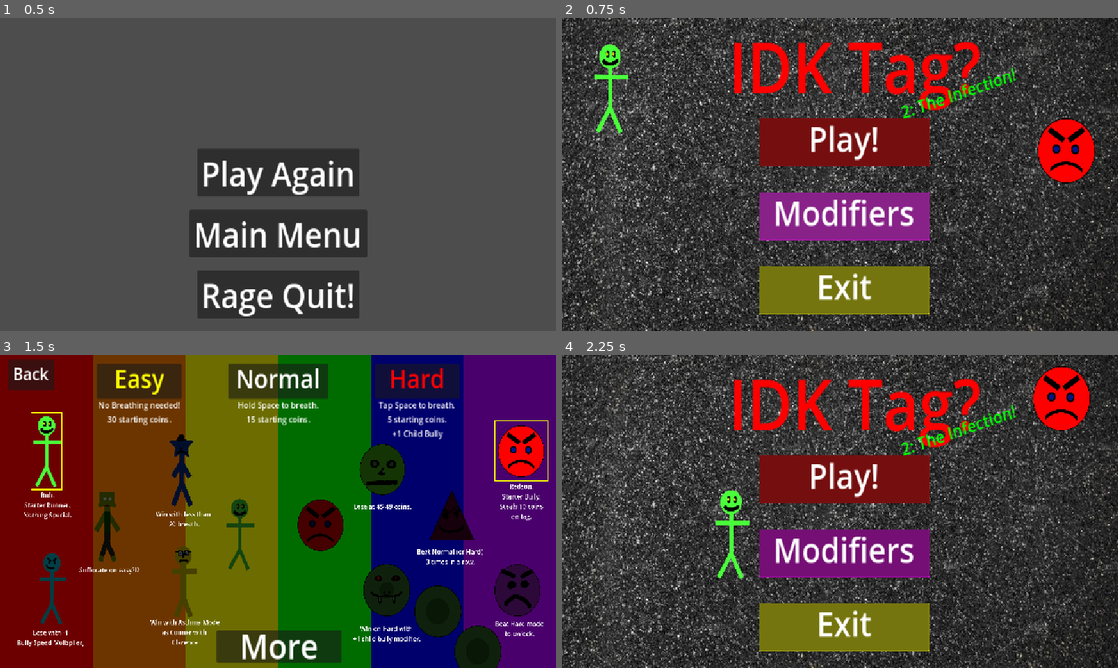
Above: before the commit, frames 1-4 (two rows, left to right).
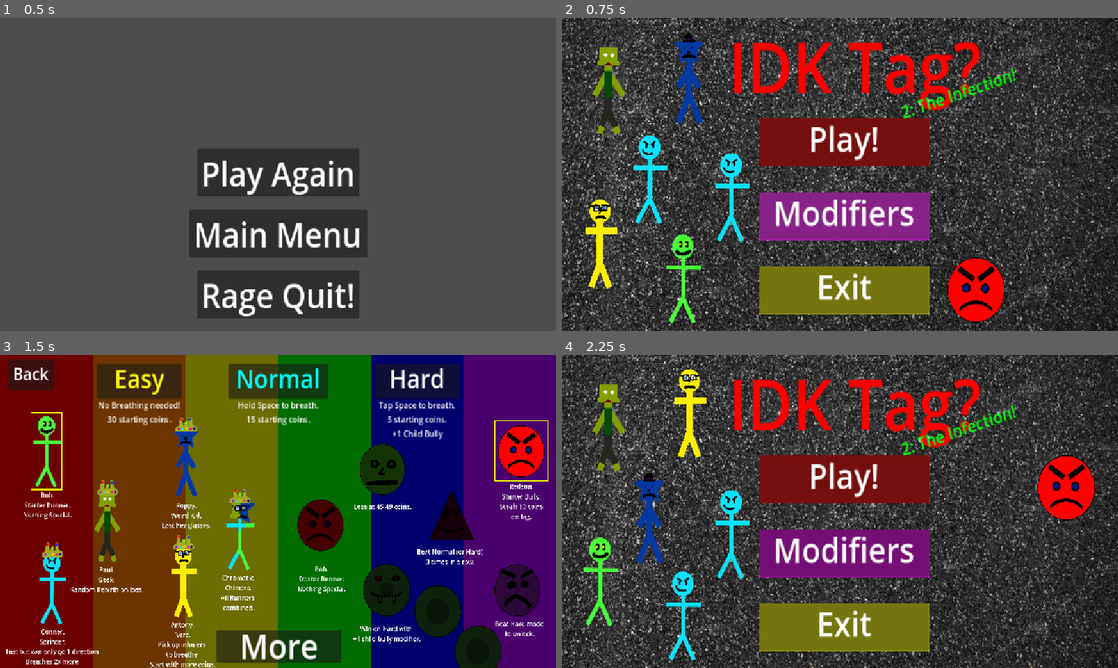
Above: after the commit, the same moments.

Repository: iiAzui/IDK-Tag-2-The-Infection
Game: Godot game, scene res://inbetween.tscn
Same seed, same stepped clock (60 frames per second), same inputs: the game is played once before the commit and once after it. This scene is started directly instead of the project's main scene. Video files are missing from this copy of the repository; at most half a second of black plays in their place.
Inputs:
- Up to frame 1 (0.5 s): no input
- Up to frame 2 (0.75 s): click "Main Menu" at 0.5 s
- Up to frame 3 (1.5 s): click "Modifiers" at 1.25 s
- Up to frame 4 (2.25 s): click "Back" at 2 s

Frame 1 is identical in both runs. In frame 2, 7.1% of the frame differs, in the area x 4-96%, y 4-98%; in frame 3, 4.8%; in frame 4, 6.9%.
Error after the commit: Invalid assignment of property or key 'self_modulate' with value of type 'Color' on a base object of type 'null instance'. (res://Scripts/settings.gd:43)

Commit message:
Chromatic

Diff:
--- a/Scripts/coin.gd
+++ b/Scripts/coin.gd
@@ -10,7 +10,7 @@
 func _ready() -> void:
 	#await get_tree().create_timer(1).timeout
 	if self.name == "Inhaler":
-		if Global.inhale or Global.Player == "Antony":
+		if Global.inhale or Global.Player == "Antony" or Global.Player == "Chromatic":
 			$Sprite2D.texture = inhaler
 			$Sprite2D.scale = Vector2(0.15,0.15)
 			$CoinBox.scale = Vector2(0.132,0.12)
@@ -61,7 +61,7 @@
 func _on_area_2d_body_entered(body: Node2D) -> void:
 	if body.name == "Player":
 		if self.name == "Inhaler":
-			if Global.inhale and Global.Player == "Antony":
+			if Global.inhale and (Global.Player == "Antony" or Global.Player == "Chromatic"):
 				if Global.mode == 2 or Global.mode == 1:
 					if Global.breath <= 130.0:
 						Global.breath += 10.0
--- a/Scripts/inbetween.gd
+++ b/Scripts/inbetween.gd
@@ -6,11 +6,13 @@
 var Paul = preload("res://Players/Paul/Paul1.png")
 var Poppy = preload("res://Players/Poppy/Poppy1.png")
 var Antony = preload("res://Players/Antony/Antony1.png")
+var Chromatic = preload("res://Players/Chromatic/Chromatic1.png")
 
 const Bill = preload("res://Bullies/Classic/Bill1.png")
 const Clarence = preload("res://Bullies/Clarence/Clarence1.png")
 const Jimmy = preload("res://Bullies/Jimmy/Jimmy1.png")
 const Snake = preload("res://Bullies/Snake/Snake4.png")
+
 
 const SAVE = "user://save.save"
 # Called when the node enters the scene tree for the first time.
@@ -25,6 +27,18 @@
 			get_node("Suffocate").visible = false
 			get_node("Tagged").visible = false
 			if Global.bullyspeedmulti > 0:
+				if Global.mode == 3:
+					if Global.rebirth == true:
+						if Global.chrome:
+							Global.Unlocks[5] = 2
+						else:
+							Global.Unlocks[2] = 2
+					else:
+						Global.Unlocks[Global.unlocksname.bsearch(Global.Player)] = 2
+				if Global.Unlocks[0] == 2 and Global.Unlocks[1] == 2 and Global.Unlocks[2] == 2 and Global.Unlocks[3] == 2 and Global.Unlocks[4] == 2:
+					Global.Unlocks[5] = 1
+					unlocked("Chromatic",Chromatic)
+					await goahead
 				if Global.mode == 3:
 					if Global.Unlocks[7] == 0:
 						Global.Unlocks[7] = 1
@@ -107,11 +121,20 @@
 
 func _on_play_again_pressed() -> void:
 	if Global.rebirth == true:
-		Global.Player = "Paul"
+		if Global.chrome:
+			Global.Player = "Chromatic"
+		else:
+			Global.Player = "Paul"
 		Global.rebirth = false
 	get_tree().change_scene_to_file("res://BaseLevel.tscn")
 
 func _on_menu_pressed() -> void:
+	if Global.rebirth == true:
+		if Global.chrome:
+			Global.Player = "Chromatic"
+		else:
+			Global.Player = "Paul"
+		Global.rebirth = false
 	Global.rebirth = false
 	get_tree().change_scene_to_file("res://main_menu.tscn")
 
@@ -126,6 +149,10 @@
 	else:
 		$"Unlocked!/Bob1".scale = Vector2(0.25,0.25)
 		$"Unlocked!/Bob1".position.x = 598
+	if thing == "Chromatic":
+		$"Unlocked!/Label".scale = Vector2(0.89,0.89)
+	else:
+		$"Unlocked!/Label".scale = Vector2(1,1)
 	$"Unlocked!/VideoStreamPlayer".play()
 	$"Unlocked!".visible = true
 	$"Unlocked!/Label".text = "Unlocked: "+str(thing)
--- a/Scripts/main_menu.gd
+++ b/Scripts/main_menu.gd
@@ -23,7 +23,7 @@
 		file.close()
 	index = 0
 	for thing in Global.Unlocks:
-		if thing == 1:
+		if thing == 1 or thing == 2:
 			if index > 5:
 				var unmatched = true
 				if index == 10:
@@ -69,8 +69,11 @@
 								#unmatched = false
 			else:
 				var unmatched = true
+				if index == 5:
+					unmatched = false
+					$Player6.visible = true
 				while unmatched:
-					match randi_range(1,6):
+					match randi_range(1,5):
 						1:
 							if pused[0] == 0:
 								$Player1.texture = unlocks[index]
@@ -101,12 +104,12 @@
 								$Player5.visible = true
 								pused[4] = 1
 								unmatched = false
-						6:
-							if pused[5] == 0:
-								$Player6.texture = unlocks[index]
-								$Player6.visible = true
-								pused[5] = 1
-								unmatched = false
+						#6:
+							#if pused[5] == 0:
+								#$Player6.texture = unlocks[index]
+								#$Player6.visible = true
+								#pused[5] = 1
+								#unmatched = false
 		index += 1
 
 func _on_play_pressed() -> void:
--- a/Scripts/player.gd
+++ b/Scripts/player.gd
@@ -29,6 +29,12 @@
 var s1 = preload("res://Players/Secret/Secret1.png")
 var s2 = preload("res://Players/Secret/Secret2.png")
 var s3 = preload("res://Players/Secret/Secret3.png")
+
+var ch1 = preload("res://Players/Chromatic/Chromatic1.png")
+var ch2 = preload("res://Players/Chromatic/Chromatic2.png")
+var ch3 = preload("res://Players/Chromatic/Chromatic3.png")
+var ch4 = preload("res://Players/Chromatic/Chromatic4.png")
+var ch5 = preload("res://Players/Chromatic/Chromatic5.png")
 
 var speed = 400.0
 var breathingdivide = 1
@@ -106,6 +112,20 @@
 			Global.bullyspeedmulti += 1
 			Global.scoreup = 2
 			Global.evilcoin = true
+		"Chromatic":
+			get_node("Sprite2D").texture = ch1
+			Global.chrome = true
+			$"../Inhaler".visible = true
+			Global.score += 5
+			speed = 700
+			if Global.inhale:
+				Global.breath += 40
+			else:
+				Global.breath += 20
+			$Blindness.visible = true
+			Global.scoreup = 2
+			breathingmultiply = 2
+			breathingadd = 3
 	if Global.inhale:
 		breathingmultiply += 1
 
@@ -114,7 +134,7 @@
 	if firsttime == true:
 		firsttime = false
 		while Global.mode == 2 or Global.mode == 1:
-			if Global.Player == "Antony" or Global.inhale:
+			if Global.Player == "Antony" or Global.inhale or Global.Player == "Chromatic":
 				if breathingdown == false:
 					get_node("Timer").start(2)
 					breathingdown = true
@@ -138,7 +158,7 @@
 						@warning_ignore("integer_division")
 						Global.breath += (1+breathup)/breathingdivide
 						await get_tree().create_timer(0.1).timeout
-						if Global.breath == 100.0:
+						if Global.breath >= 100.0:
 							breathed = true
 					breathingdown = false
 
@@ -199,7 +219,7 @@
 
 	var directionX := Input.get_axis("Left", "Right")
 	var directionY := Input.get_axis("Up", "Down")
-	if Global.Player == "Conner":
+	if Global.Player == "Conner" or Global.Player == "Chromatic":
 		if not directionY and directionX:
 			velocity.x = directionX * speed
 		else:
@@ -210,7 +230,7 @@
 		else:
 			velocity.x = move_toward(velocity.x, 0, speed)
 
-	if Global.Player == "Conner":
+	if Global.Player == "Conner" or Global.Player == "Chromatic":
 		if not directionX and directionY:
 			velocity.y = directionY * speed
 		else:
@@ -303,9 +323,34 @@
 			elif directionX > 0:
 				get_node("Sprite2D").texture = s2
 				get_node("Sprite2D").flip_h = false
-
-
-	if Global.mode == 3 and not Global.Player == "Antony" and not Global.inhale:
+		"Chromatic":
+			if inhale > 0:
+				speed = 850
+				inhale -= 1
+				if directionY < 0:
+					get_node("Sprite2D").texture = ch3
+				elif directionY > 0:
+					get_node("Sprite2D").texture = ch4
+				elif directionX < 0:
+					get_node("Sprite2D").texture = ch5
+					get_node("Sprite2D").flip_h = true
+				elif directionX > 0:
+					get_node("Sprite2D").texture = ch5
+					get_node("Sprite2D").flip_h = false
+			else:
+				speed = 700
+				if directionY < 0:
+					get_node("Sprite2D").texture = ch3
+				elif directionY > 0:
+					get_node("Sprite2D").texture = ch1
+				elif directionX < 0:
+					get_node("Sprite2D").texture = ch2
+					get_node("Sprite2D").flip_h = true
+				elif directionX > 0:
+					get_node("Sprite2D").texture = ch2
+					get_node("Sprite2D").flip_h = false
+
+	if Global.mode == 3 and not Global.Player == "Antony" and not Global.inhale and not Global.Player == "Chromatic":
 		if Input.is_action_just_pressed("Breath") and Global.breath < 75.0:
 			if breathingup == false:
 				get_node("Timer2").start(1.5)
@@ -317,32 +362,32 @@
 
 
 	if Global.score < 0:
-		if Global.Player == "Paul":
+		if Global.Player == "Paul" or Global.Player == "Chromatic":
 			Global.rebirth = true
 			var index = 0
 			for thing in Global.Unlocks:
-				if thing == 1 and index != 2:
+				if thing == 1 or thing == 2 and index != 2 and index != 5:
 					currentunlocked.append(unlocks[index])
 					index += 1
 			Global.Player = str(currentunlocked[randi_range(0,currentunlocked.size()-1)])
 			get_tree().change_scene_to_file("res://BaseLevel.tscn")
-		elif not Global.Player == "Paul":
+		elif not Global.Player == "Paul" and not Global.Player == "Chromatic":
 			Global.winlose = 2
 			get_tree().change_scene_to_file("res://inbetween.tscn")
 	elif Global.score >= 50:
 		Global.winlose = 1
 		get_tree().change_scene_to_file("res://inbetween.tscn")
 	elif Global.breath <= 0:
-		if Global.Player == "Paul":
+		if Global.Player == "Paul" or Global.Player == "Chromatic":
 			Global.rebirth = true
 			var index = 0
 			for thing in Global.Unlocks:
-				if thing == 1 and index != 2:
+				if thing == 1 or thing == 2 and index != 2 and index != 5:
 					currentunlocked.append(unlocks[index])
 					index += 1
 			Global.Player = str(currentunlocked[randi_range(0,currentunlocked.size()-1)])
 			get_tree().change_scene_to_file("res://BaseLevel.tscn")
-		elif not Global.Player == "Paul":
+		elif not Global.Player == "Paul" and not Global.Player == "Chromatic":
 			Global.winlose = 3
 			get_tree().change_scene_to_file("res://inbetween.tscn")
 	move_and_slide()
--- a/Scripts/settings.gd
+++ b/Scripts/settings.gd
@@ -2,6 +2,8 @@
 
 var index = 0
 var unlocks = Global.unlocksname
+
+const chromatic = preload("res://Players/Chromatic/Chromatic1.png")
 
 func _ready() -> void:
 	if Global.Player != "Secret":
@@ -25,14 +27,18 @@
 
 
 	for thing in Global.Unlocks:
-		if thing == 1:
+		if thing == 1 or thing == 2:
 			if unlocks[index] == "Snake":
 				$Snake2.self_modulate = Color("ffffff")
 				$Snake3.self_modulate = Color("ffffff")
+			if thing == 2:
+				get_node(unlocks[index]+"/Crown").visible = true
 			get_node(unlocks[index]).self_modulate = Color("ffffff")
 			get_node(str(unlocks[index])+ "/"+str(unlocks[index])+"Bttn").disabled = false
 			get_node(str(unlocks[index])+ "/UnlockText").visible = false
 			get_node(str(unlocks[index])+ "/Label").visible = true
+			if index == 5:
+				$Chromatic.texture = chromatic
 		else:
 			get_node(unlocks[index]).self_modulate = Color("454545")
 			get_node(str(unlocks[index])+ "/UnlockText").visible = true
--- a/global.gd
+++ b/global.gd
@@ -1,25 +1,28 @@
 extends Node
 
-var mode = 2
+var mode = 3
 var score = 0
 var winlose = 0
 var breath = 100
-var Bully = "Redson"
+var Bully = "Snake"
 var Player = "Bob"
 var nrmwins = 0
 
 var scoreup = 1
 
 var rebirth = false
+var chrome = false
 var snakes = 0
+var prismspeed = 0
+var prismchase = false
 
 var PBPos = Vector2(96,176)
 var BBPos = Vector2(1080,176)
 
-var unlocksname = ["Bob","Conner","Paul","Poppy","Antony","6","Redson","Bill","Clarence","Jimmy","Snake","12"]
+var unlocksname = ["Bob","Conner","Paul","Poppy","Antony","Chromatic","Redson","Bill","Clarence","Jimmy","Snake","Prism"]
 
-var Unlocks = [1,0,0,0,0,0,1,0,0,0,0,0]
-#Runners:Bob Conner Paul Poppy Antony 6 Bullies:Redson Bill Clarence Jimmy Snake 6
+var Unlocks = [1,2,2,2,2,2,1,0,0,0,0,0]
+#Runners:Bob Conner Paul Poppy Antony Chromatic Bullies:Redson Bill Clarence Jimmy Snake 6
 
 var addchild = false
 var bullyspeedmulti = 1
--- a/inbetween.tscn
+++ b/inbetween.tscn
@@ -123,7 +123,8 @@
 offset_top = 32.0
 offset_right = 1153.0
 offset_bottom = 120.0
-text = "Unlocked: Paul"
+scale = Vector2(0.89, 0.89)
+text = "Unlocked: Chromatic"
 label_settings = SubResource("LabelSettings_bg4wu")
 horizontal_alignment = 1
 
--- a/settings.tscn
+++ b/settings.tscn
@@ -1,7 +1,8 @@
-[gd_scene load_steps=27 format=3 uid="uid://cmr5ek6ub50xq"]
+[gd_scene load_steps=30 format=3 uid="uid://cmr5ek6ub50xq"]
 
 [ext_resource type="Script" uid="uid://b7oued5ecdg7g" path="res://Scripts/settings.gd" id="1_x2hje"]
 [ext_resource type="Texture2D" uid="uid://ccuxiimn1ex0e" path="res://Players/Bob/Bob1.png" id="2_gc0em"]
+[ext_resource type="Texture2D" uid="uid://cxetgfu78qqh8" path="res://Players/Crown.png" id="3_7eiv2"]
 [ext_resource type="Texture2D" uid="uid://c37y6mg1qjeer" path="res://Players/Conner/Conner1.png" id="3_71mqq"]
 [ext_resource type="Texture2D" uid="uid://caooqr8dmm372" path="res://Bullies/Redson/Redson1.png" id="3_cj1lu"]
 [ext_resource type="Texture2D" uid="uid://c02jj0nfvgp7w" path="res://Players/Paul/Paul1.png" id="4_3lj6o"]
@@ -11,6 +12,7 @@
 [ext_resource type="Texture2D" uid="uid://dlmwxntqig3io" path="res://Bullies/Clarence/Clarence1.png" id="6_3j6r5"]
 [ext_resource type="Texture2D" uid="uid://bx0dkmj4bpv4j" path="res://Players/Antony/Antony1.png" id="6_y43lv"]
 [ext_resource type="Texture2D" uid="uid://dswm7avlf70o1" path="res://Bullies/Jimmy/Jimmy1.png" id="8_6mhpt"]
+[ext_resource type="Texture2D" uid="uid://byvikgdrgwftj" path="res://Players/Untitled(2).png" id="8_tk3m0"]
 [ext_resource type="Texture2D" uid="uid://dkktq71aadvc8" path="res://Bullies/Snake/Snake1.png" id="10_1k4ii"]
 [ext_resource type="Texture2D" uid="uid://d2k368v1gwtdg" path="res://Bullies/Snake/Snake2.png" id="12_82xqq"]
 
@@ -30,6 +32,9 @@
 font_size = 64
 
 [sub_resource type="LabelSettings" id="LabelSettings_tk3m0"]
+font_size = 64
+
+[sub_resource type="LabelSettings" id="LabelSettings_fdp2d"]
 font_size = 64
 
 [sub_resource type="LabelSettings" id="LabelSettings_3lj6o"]
@@ -208,6 +213,13 @@
 offset_right = 40.0
 offset_bottom = 23.0
 
+[node name="Crown" type="Sprite2D" parent="Bob"]
+visible = false
+z_index = 1
+position = Vector2(-1.52588e-05, -375)
+scale = Vector2(0.75, 0.75)
+texture = ExtResource("3_7eiv2")
+
 [node name="Conner" type="Sprite2D" parent="."]
 self_modulate = Color(0.270222, 0.270222, 0.270222, 1)
 position = Vector2(107, 428)
@@ -245,6 +257,13 @@
 label_settings = SubResource("LabelSettings_6mhpt")
 horizontal_alignment = 1
 
+[node name="Crown" type="Sprite2D" parent="Conner"]
+visible = false
+z_index = 1
+position = Vector2(-1.52588e-05, -375)
+scale = Vector2(0.75, 0.75)
+texture = ExtResource("3_7eiv2")
+
 [node name="Paul" type="Sprite2D" parent="."]
 self_modulate = Color(0.270588, 0.270588, 0.270588, 1)
 position = Vector2(224, 312)
@@ -278,9 +297,16 @@
 text = "Suffocate on easy?!?"
 label_settings = SubResource("LabelSettings_ohexs")
 
+[node name="Crown" type="Sprite2D" parent="Paul"]
+visible = false
+z_index = 1
+position = Vector2(-15, -370)
+scale = Vector2(0.75, 0.75)
+texture = ExtResource("3_7eiv2")
+
 [node name="Poppy" type="Sprite2D" parent="."]
 self_modulate = Color(0.270588, 0.270588, 0.270588, 1)
-position = Vector2(376, 208)
+position = Vector2(385, 190)
 scale = Vector2(0.2, 0.2)
 texture = ExtResource("5_ohexs")
 
@@ -292,6 +318,7 @@
 offset_bottom = 360.0
 
 [node name="Label" type="Label" parent="Poppy"]
+z_index = 2
 offset_left = -250.0
 offset_top = 385.0
 offset_right = 257.0
@@ -303,6 +330,7 @@
 horizontal_alignment = 1
 
 [node name="UnlockText" type="Label" parent="Poppy"]
+z_index = 2
 offset_left = -415.0
 offset_top = 375.0
 offset_right = 465.0
@@ -311,6 +339,13 @@
 20 breath."
 label_settings = SubResource("LabelSettings_82xqq")
 horizontal_alignment = 1
+
+[node name="Crown" type="Sprite2D" parent="Poppy"]
+visible = false
+z_index = 1
+position = Vector2(-5.00002, -340)
+scale = Vector2(0.75, 0.75)
+texture = ExtResource("3_7eiv2")
 
 [node name="Antony" type="Sprite2D" parent="."]
 self_modulate = Color(0.270588, 0.270588, 0.270588, 1)
@@ -350,33 +385,54 @@
 label_settings = SubResource("LabelSettings_tk3m0")
 horizontal_alignment = 1
 
-[node name="6" type="Sprite2D" parent="."]
+[node name="Crown" type="Sprite2D" parent="Antony"]
+visible = false
+z_index = 1
+position = Vector2(-1.52588e-05, -390)
+scale = Vector2(0.75, 0.75)
+texture = ExtResource("3_7eiv2")
+
+[node name="Chromatic" type="Sprite2D" parent="."]
 self_modulate = Color(0.270588, 0.270588, 0.270588, 1)
 position = Vector2(496, 328)
 scale = Vector2(0.2, 0.2)
-texture = ExtResource("2_gc0em")
-
-[node name="6Bttn" type="Button" parent="6"]
+texture = ExtResource("8_tk3m0")
+
+[node name="ChromaticBttn" type="Button" parent="Chromatic"]
 self_modulate = Color(1, 1, 1, 0)
 offset_left = -160.0
 offset_top = -360.0
 offset_right = 160.0
 offset_bottom = 360.0
 
-[node name="Label" type="Label" parent="6"]
+[node name="Label" type="Label" parent="Chromatic"]
 offset_left = -240.0
 offset_top = 360.0
 offset_right = 219.0
 offset_bottom = 539.0
-text = "Bob.
-Starter Runner.
-Nothing Special."
-label_settings = SubResource("LabelSettings_3j6r5")
-horizontal_alignment = 1
-
-[node name="UnlockText" type="Label" parent="6"]
-offset_right = 40.0
-offset_bottom = 23.0
+text = "Chromatic.
+Chimera.
+All Runners
+combined."
+label_settings = SubResource("LabelSettings_3j6r5")
+horizontal_alignment = 1
+
+[node name="UnlockText" type="Label" parent="Chromatic"]
+visible = false
+offset_left = -235.0
+offset_top = 365.0
+offset_right = 241.0
+offset_bottom = 544.0
+text = "Win with every
+player on hard"
+label_settings = SubResource("LabelSettings_fdp2d")
+
+[node name="Crown" type="Sprite2D" parent="Chromatic"]
+visible = false
+z_index = 1
+position = Vector2(-1.52588e-05, -370)
+scale = Vector2(0.75, 0.75)
+texture = ExtResource("3_7eiv2")
 
 [node name="Redson" type="Sprite2D" parent="."]
 position = Vector2(1080, 176)
@@ -642,7 +698,7 @@
 [connection signal="pressed" from="Paul/PaulBttn" to="." method="_on_3_bttn_pressed"]
 [connection signal="pressed" from="Poppy/PoppyBttn" to="." method="_on_4_bttn_pressed"]
 [connection signal="pressed" from="Antony/AntonyBttn" to="." method="_on_5_bttn_pressed"]
-[connection signal="pressed" from="6/6Bttn" to="." method="_on_6_bttn_pressed"]
+[connection signal="pressed" from="Chromatic/ChromaticBttn" to="." method="_on_6_bttn_pressed"]
 [connection signal="pressed" from="Redson/RedsonBttn" to="." method="_on_redson_bttn_pressed"]
 [connection signal="pressed" from="Bill/BillBttn" to="." method="_on_bill_bttn_pressed"]
 [connection signal="pressed" from="Clarence/ClarenceBttn" to="." method="_on_9_bttn_pressed"]
Binary file added: Bullies/Prism/Prism1.png
Not shown, added: Bullies/Prism/Prism1.png.import
Binary file added: Bullies/Prism/Prism2.png
Not shown, added: Bullies/Prism/Prism2.png.import
Binary file added: Bullies/Prism/Prism3.png
Not shown, added: Bullies/Prism/Prism3.png.import
Binary file added: Bullies/Prism/Prism5.png
Not shown, added: Bullies/Prism/Prism5.png.import
Binary file added: Bullies/Prism/prism4.png
Not shown, added: Bullies/Prism/prism4.png.import
Binary file added: Bullies/Prism/prism6.png
Not shown, added: Bullies/Prism/prism6.png.import
(and 15 more such lines)
